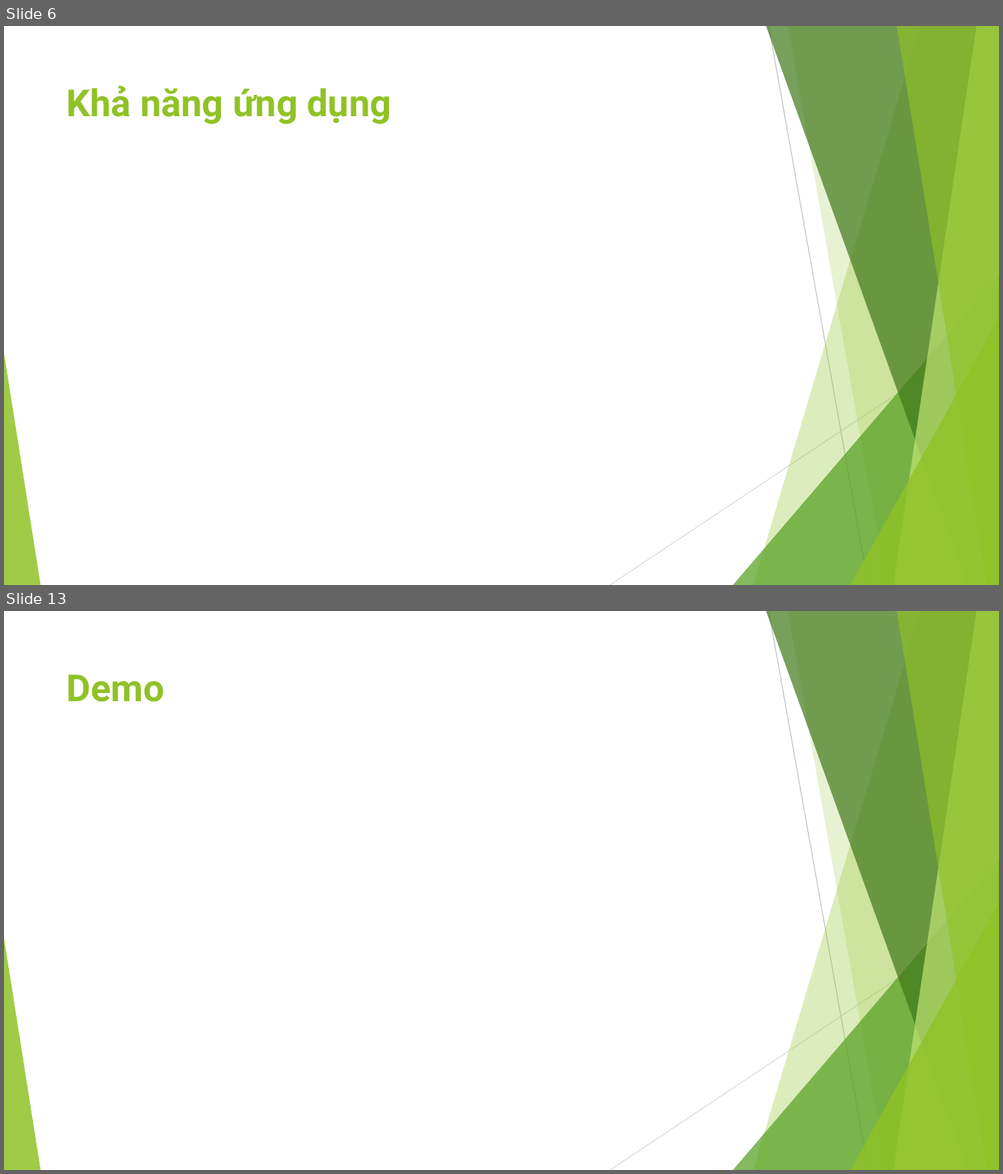
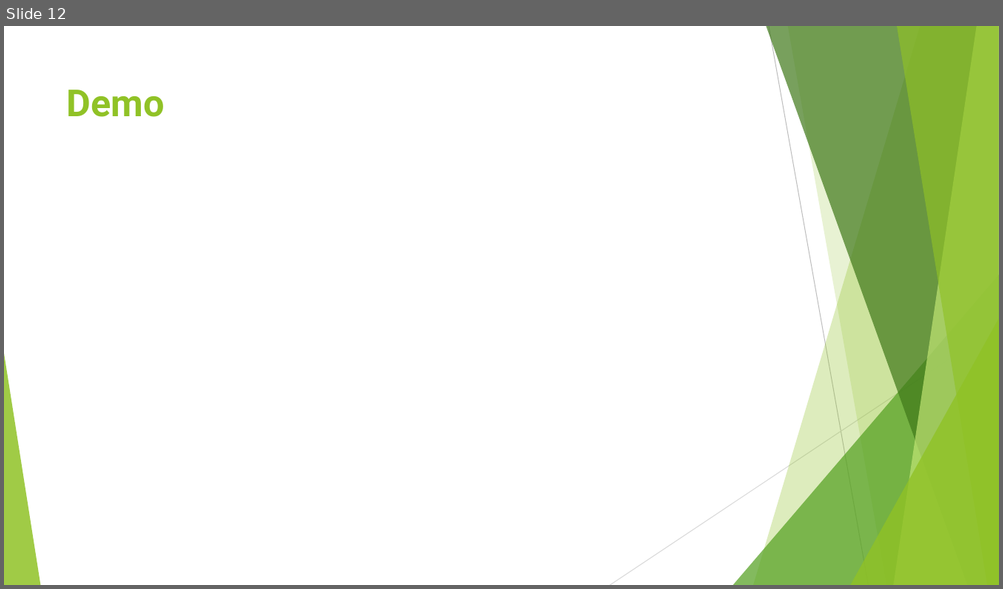
Before and after one commit to ChrisJamison/design_pattern, a slide deck: Báo cáo cuối kỳ/18. Memento/Slide.pptx. Shown one above the other, each under a label of ours: slides 6 and 13 before the commit, slide 12 after it; the slides between them are not shown. The pictures are 1003x1174 and 1003x589 pixels, drawn with LibreOffice and Linux fonts; fonts in the diff are those of the drawing. Boxes give left, top, right and bottom in pixels: in the first picture for what was removed or moved away, otherwise in the second. Text is boxed around its words. In the diff, an @@ line names an element or a change of style, - is before the commit and + after.

```diff
--- a/Báo cáo cuối kỳ/18. Memento/Slide.pptx
+++ b/Báo cáo cuối kỳ/18. Memento/Slide.pptx
@@ slide 6 removed at [4,26,999,585], background #FFFFFF; not listed: 10 template elements that a slide beside it also shows @@
@@ title removed at [67,86,392,124] @@
-Khả năng ứng dụng
@@ what was slide 13 is now slide 12 @@
```
Also in this commit, not shown: 10 slides changed, 1 slide added, 1 other slide removed, 4 other files.
